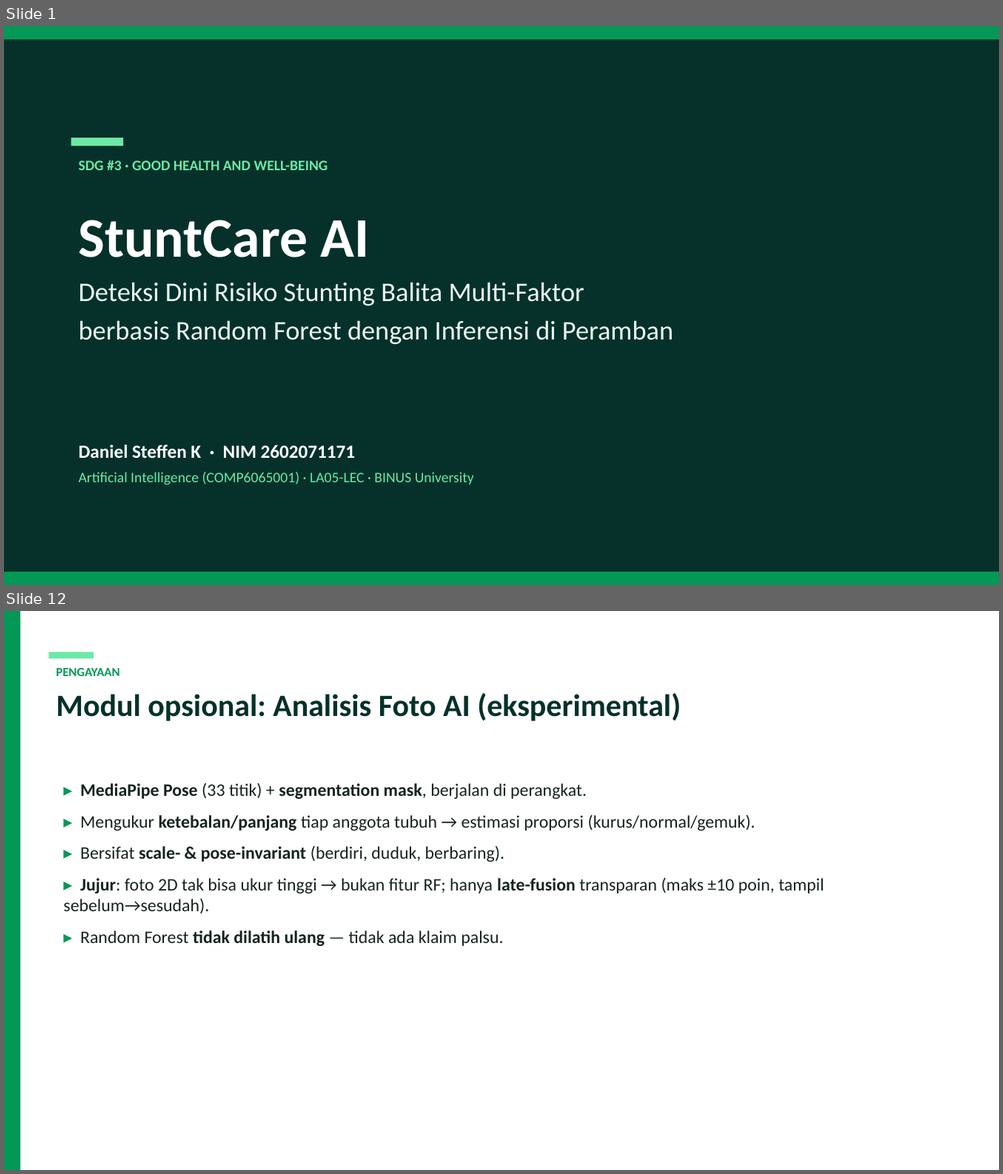
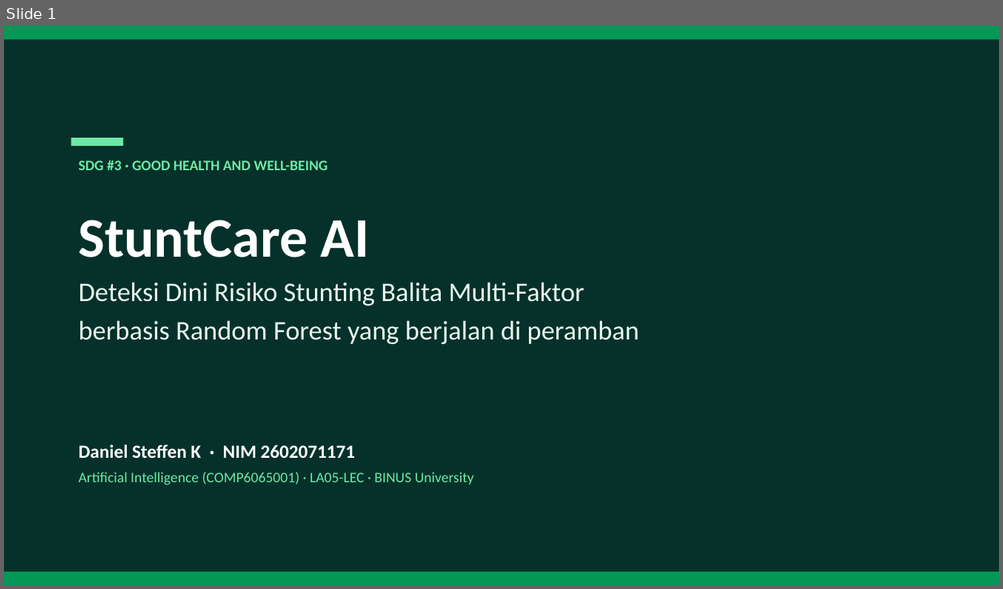
Before and after one commit to steffenkwik/machinelearning-ai, a slide deck: StuntCare_AI_Presentation.pptx. Shown one above the other, each under a label of ours: slides 1 and 12 before the commit, slide 1 after it; the slides between them are not shown. The pictures are 1003x1174 and 1003x589 pixels, drawn with LibreOffice and Linux fonts; fonts in the diff are those of the drawing. Boxes give left, top, right and bottom in pixels: in the first picture for what was removed or moved away, otherwise in the second. Text is boxed around its words. In the diff, an @@ line names an element or a change of style, - is before the commit and + after.

```diff
--- a/StuntCare_AI_Presentation.pptx
+++ b/StuntCare_AI_Presentation.pptx
@@ slide 12 removed at (4,611,999,1170), background #FFFFFF @@
@@ rectangle removed at (4,611,20,1170) @@
@@ rectangle removed at (48,652,94,659) @@
@@ text removed at (56,668,119,676) @@
-PENGAYAAN
@@ text removed at (56,693,680,721) @@
-Modul opsional: Analisis Foto AI (eksperimental)
@@ text removed at (63,783,824,946) @@
-▸ MediaPipe Pose (33 titik) + segmentation mask, berjalan di perangkat.
-▸ Mengukur ketebalan/panjang tiap anggota tubuh → estimasi proporsi (kurus/normal/gemuk).
-▸ Bersifat scale- & pose-invariant (berdiri, duduk, berbaring).
-▸ Jujur: foto 2D tak bisa ukur tinggi → bukan fitur RF; hanya late-fusion transparan (maks ±10 poin, tampil sebelum→sesudah).
-▸ Random Forest tidak dilatih ulang — tidak ada klaim palsu.
@@ slide 1 changed as well @@
@@ text at (79,321,639,345): text changed @@
-berbasis Random Forest dengan Inferensi di Peramban
+berbasis Random Forest yang berjalan di peramban
```
Also in this commit, not shown: 7 other slides changed, 6 slides added, 5 other slides removed, 7 other files.
